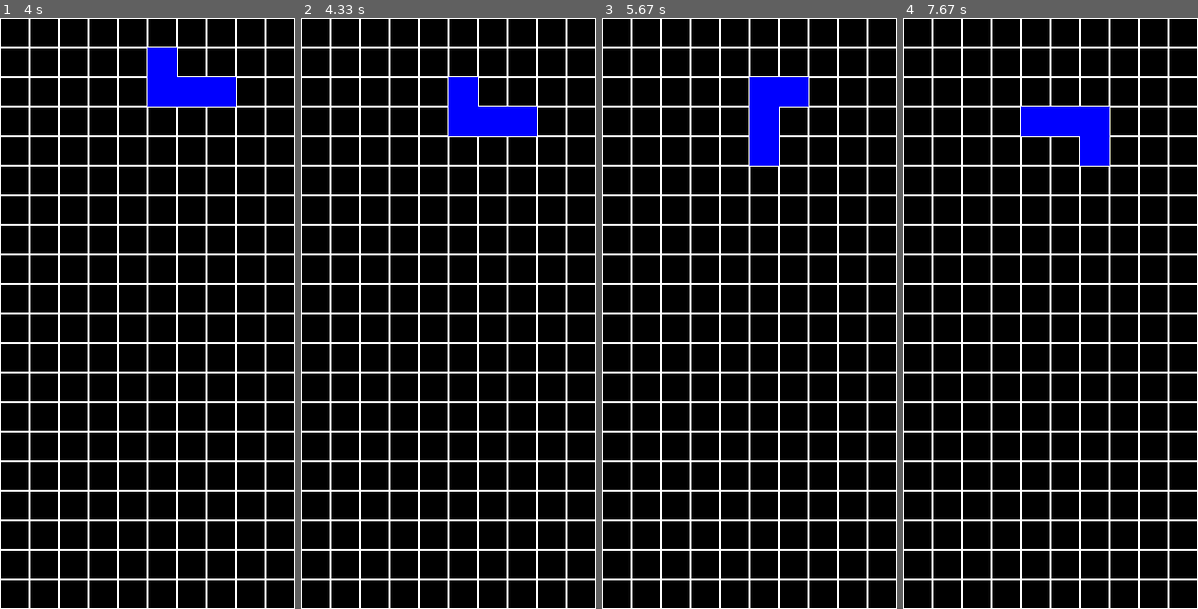
Above: before the commit, frames 1-4 (left to right).
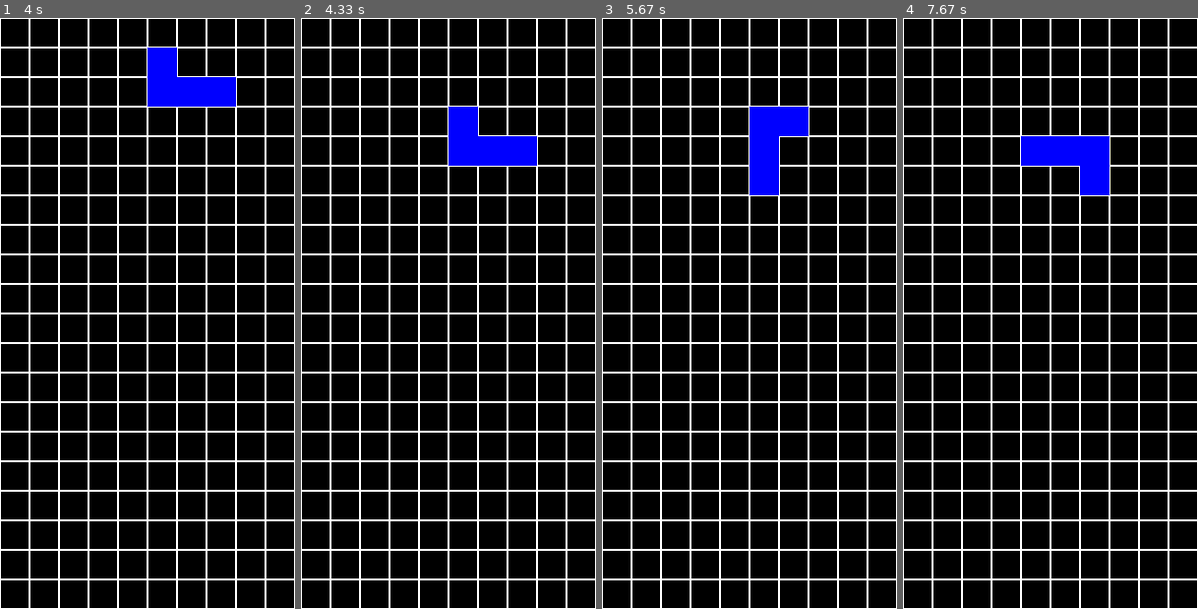
Above: after the commit, the same moments.

Repository: MowMiKubek/pygame-tetris
Game: pygame game, started from main.py
The game is run twice, just before and just after one commit, with the same random seed, the same clock (stepped at 60 frames per second) and the same inputs.
Inputs:
- Up to frame 1 (4 s): hold Right 0.33-0.8 s; hold Up 0.83-1.13 s; hold Right 1.17-1.63 s; hold Left 1.67-2.2 s; hold Down 2.23-2.53 s; hold Left 2.57-2.97 s; hold Up 3-3.37 s; hold Right from 3.4 s (still down)
- Up to frame 2 (4.33 s): release Right at 4.03 s; hold Down from 4.07 s (still down)
- Up to frame 3 (5.67 s): release Down at 4.43 s; hold Left 4.47-4.93 s; hold Right 4.97-5.43 s; hold Up from 5.47 s (still down)
- Up to frame 4 (7.67 s): release Up at 5.77 s; hold Right 5.8-6.27 s; hold Left 6.3-6.83 s; hold Down 6.87-7.17 s; hold Left 7.2-7.6 s; hold Up from 7.63 s (still down)

Frame 1 is identical in both runs. In frame 2, 3.0% of the frame differs, in the area x 50-80%, y 10-25%; in frame 3, 2.0%; in frame 4, 3.0%.

Commit message:
Add falling and hit ground feature

Diff:
--- a/main.py
+++ b/main.py
@@ -20,9 +20,9 @@
 #     [0, (125,65,9), 0, 0],
 #     [0, 0, 0, 0],
 #     [0, 0, 0, 0],
-#     [0, 0, 0, 0],
-#     [0, 0, 0, 0],
-#     [0, 0, 0, 0],
+#     [0, 1, 1, 0],
+#     [0, 1, 0, 0],
+#     [0, 1, 0, 0],
 # ]
 
 """
@@ -92,9 +92,24 @@
 running = True
 current_tetromino = Tetromino()
 
+fall_speed = 500
+fall_time = 0
+
 while running:
     screen.fill(BLACK)
+    fall_time += clock.get_rawtime()
     clock.tick()
+
+    if fall_time >= fall_speed:
+        fall_time = 0
+        if current_tetromino.y + len(current_tetromino.shape) + 1 > GRID_HEIGHT:
+            for y, row in enumerate(current_tetromino.shape):
+                for x, cell in enumerate(row):
+                    if cell != 0:
+                        grid[current_tetromino.y + y][current_tetromino.x + x] = current_tetromino.color
+            current_tetromino = Tetromino()
+        else:
+            current_tetromino.y += 1
 
     for event in pygame.event.get():
         if event.type == pygame.QUIT:
